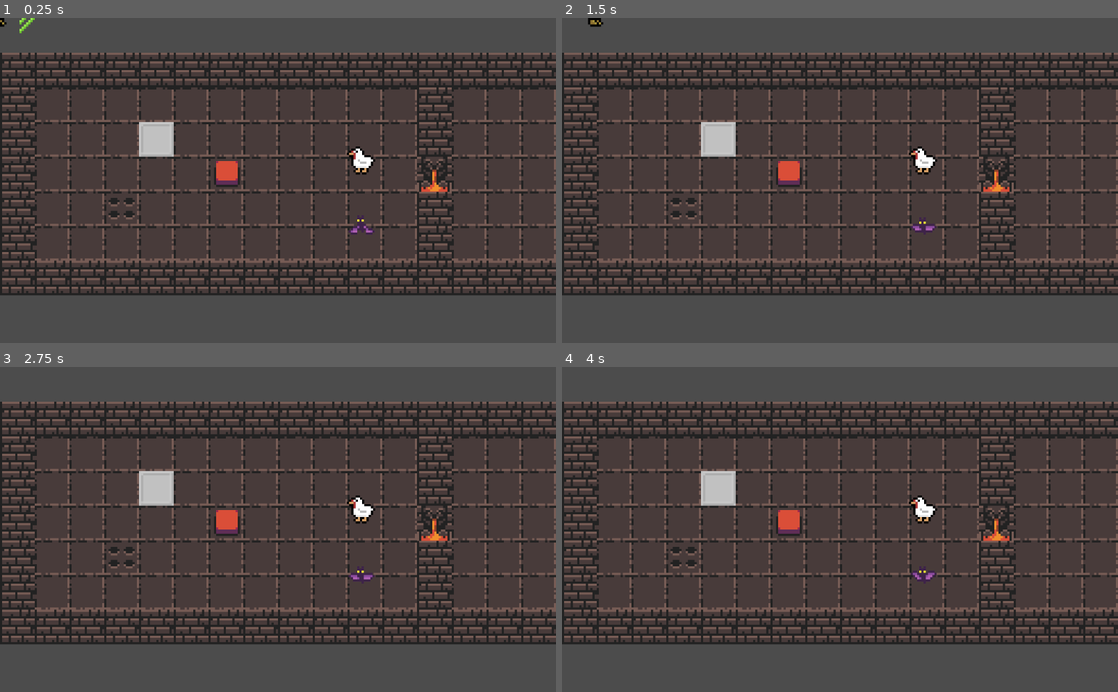
Above: before the commit, frames 1-4 (two rows, left to right).
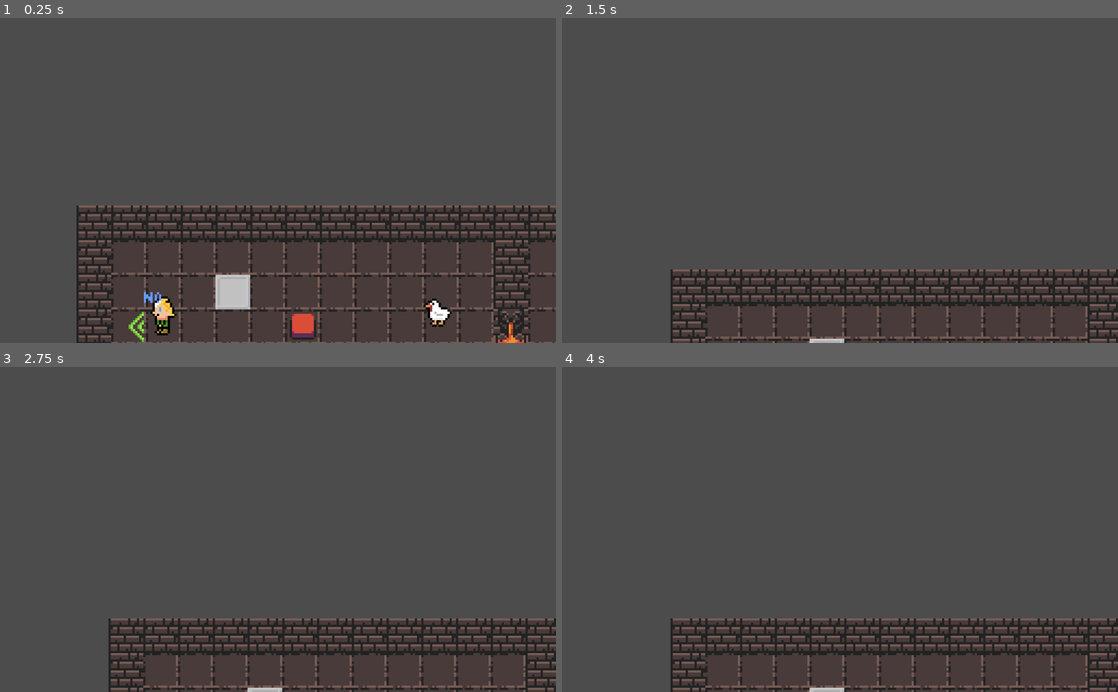
Above: after the commit, the same moments.

Repository: epicfarmer/gmtk2023
Game: Godot game, scene res://test.tscn
Same seed, same stepped clock (60 frames per second), same inputs: the game is played once before the commit and once after it. This scene is started directly instead of the project's main scene.
Inputs (mouse positions are in pixels of both pictures, inside the frame that each line leads up to):
- Up to frame 1 (0.25 s): no input
- Up to frame 2 (1.5 s): tap Enter at 0.5 s; move the mouse to (962, 164) at 0.52 s; hold Right (right) 0.53-1.28 s; click (962, 164) at 0.67 s; move the mouse to (728, 196) at 1.27 s; hold Down (down) from 1.28 s (still down)
- Up to frame 3 (2.75 s): move the mouse to (333, 458) at 2.02 s; release Down (down) at 2.03 s; hold Right (right) from 2.03 s (still down)
- Up to frame 4 (4 s): tap Space at 2.75 s; move the mouse to (812, 594) at 2.77 s; release Right (right) at 2.78 s; hold Up (up) 2.78-3.53 s; click (812, 594) at 2.92 s; move the mouse to (1006, 578) at 3.52 s; hold Left (left) from 3.53 s (still down)

The runs differ from the first frame. In frame 1, 34% of the frame differs, in the area x 0-100%, y 0-100%; in frame 2, 27%; in frame 3, 27%; in frame 4, 27%.
Error before the commit: Attempt to call function 'hide' in base 'null instance' on a null instance. (res://scripts/monster.gd:54)
Error after the commit: Attempt to call function 'hide' in base 'null instance' on a null instance. (res://scripts/monster.gd:103)

Commit message:
more targeting reticle stuff

Diff:
--- a/scripts/hero.gd
+++ b/scripts/hero.gd
@@ -97,9 +97,7 @@
 	var possible_targets = get_tree().get_nodes_in_group("Monsters")
 	var chosen_target = null
 	var min_distance = 10000000
-	for monster in possible_targets:
-		if monster.targeted:
-			monster.set_untargeted()
+
 	for target in possible_targets:
 		if (distance_to(target) < min_distance) and can_see(target.position):
 			min_distance = distance_to(target)
--- a/scripts/monster.gd
+++ b/scripts/monster.gd
@@ -47,11 +47,9 @@
 
 func set_targeted():
 	self.targeted = true
-	targetsprite.show()
 
 func set_untargeted():
 	self.targeted = false
-	targetsprite.hide()
 
 func _on_Timer_timeout():
 	set_untargeted()
@@ -95,6 +93,14 @@
 	else:
 		get_node("AnimationPlayer").play("idle")
 	set_sprite_direction(input)
+	var possible_targets = get_tree().get_nodes_in_group("Monsters")
+	for monster in possible_targets:
+		if monster.targeted and monster != self:
+			self.set_untargeted()
+	if self.targeted == true:
+		targetsprite.show()
+	if self.targeted == false:
+		targetsprite.hide()
 
 func take_damage():
 	health = health - 1
@@ -117,6 +123,6 @@
 	_timer = Timer.new()
 	add_child(_timer)
 	_timer.connect("timeout", self, "_on_Timer_timeout")
-	_timer.set_wait_time(1.0)
+	_timer.set_wait_time(.5)
 	_timer.set_one_shot(false)
 	_timer.start()
--- a/test.tscn
+++ b/test.tscn
@@ -395,6 +395,7 @@
 position = Vector2( 0, 15 )
 
 [node name="hero" parent="." groups=["Heroes"] instance=ExtResource( 4 )]
+position = Vector2( 40, 72 )
 
 [node name="Monster" parent="." instance=ExtResource( 3 )]
 position = Vector2( 167, 103 )
